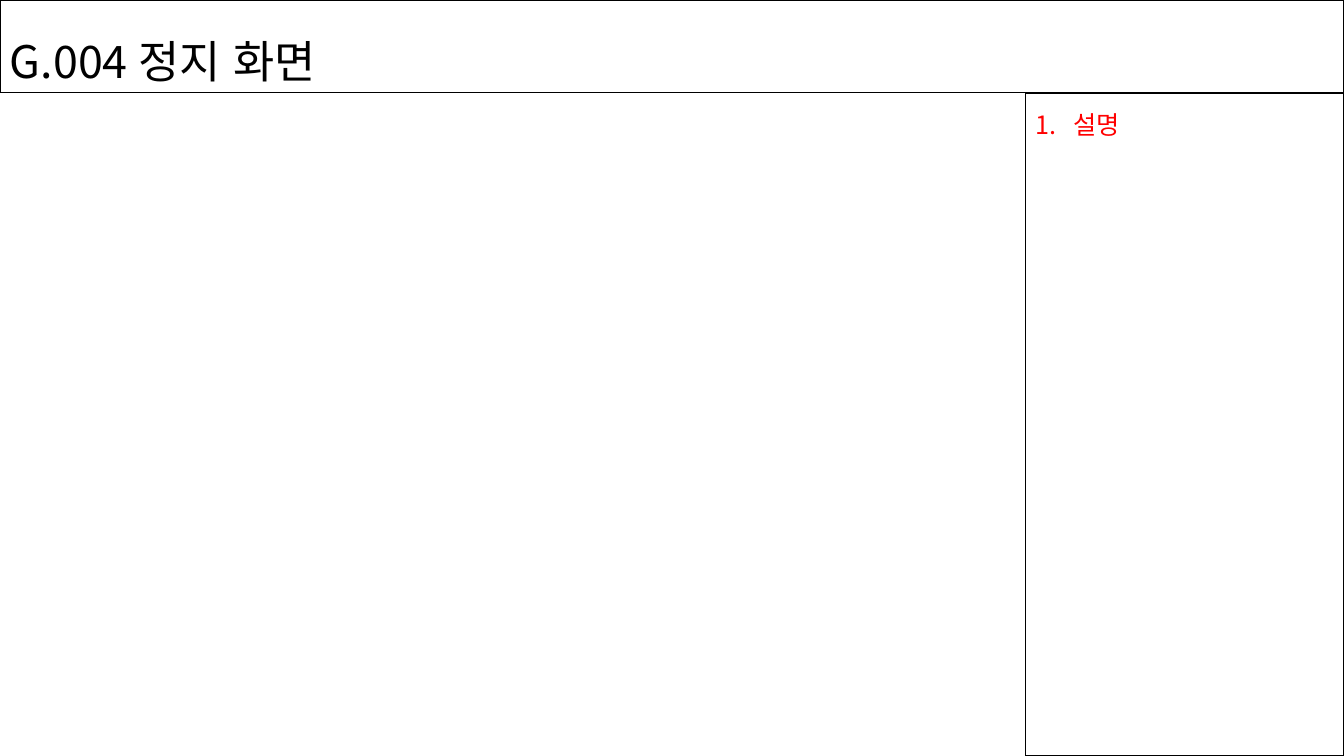
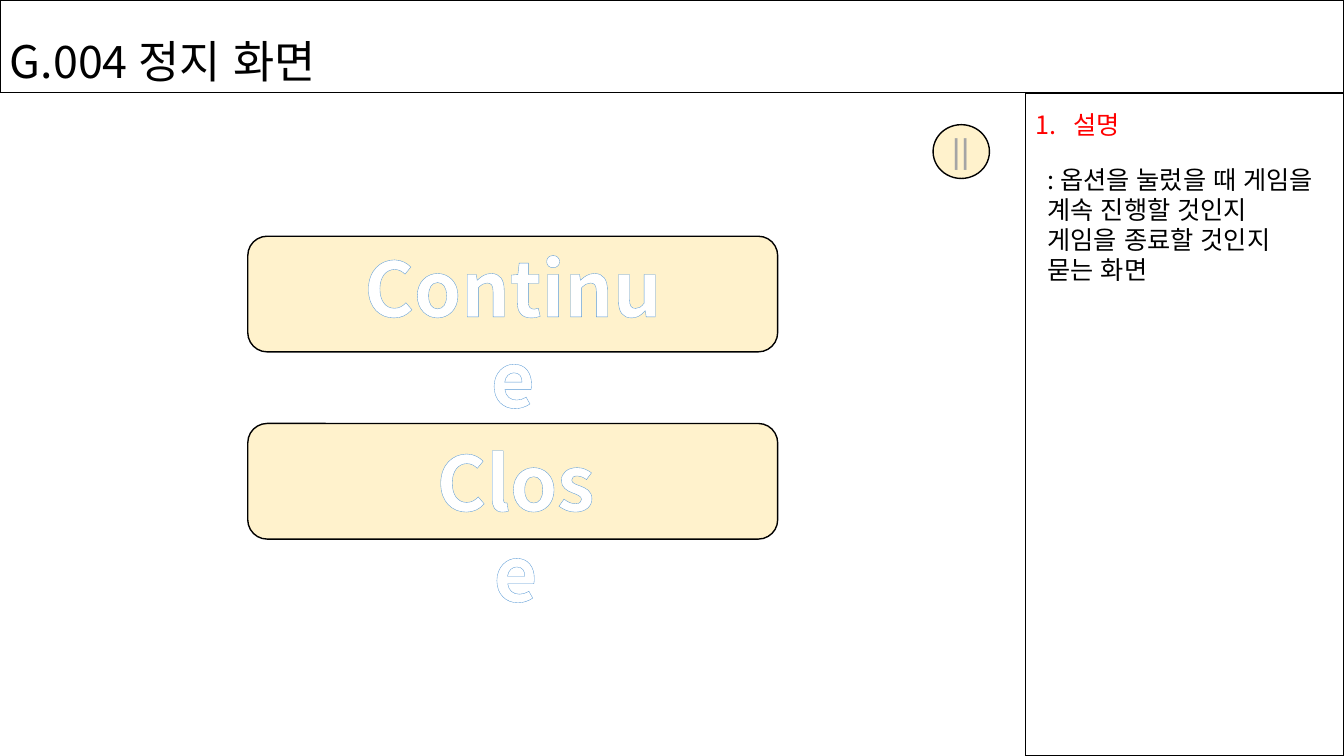
Before and after one commit to minwns11/WarDron, a slide deck: slide 6 of doc/게임화면(문혜원)/화면설계서_게임화면(문혜원).pptx (slide 5 before the commit). Drawn at 1344x756 pixels with LibreOffice and Linux fonts; fonts in the diff are those of the drawing. Boxes give left, top, right and bottom in pixels: in the first picture for what was removed or moved away, otherwise in the second. Text is boxed around its words. In the diff, an @@ line names an element or a change of style, - is before the commit and + after.

```diff
--- a/doc/게임화면(문혜원)/화면설계서_게임화면(문혜원).pptx
+++ b/doc/게임화면(문혜원)/화면설계서_게임화면(문혜원).pptx
@@ ellipse added at (934, 125, 990, 178), fill #FFF2CC, outline #000000 1 pt @@
@@ text added at (943, 129, 980, 173), 20 pt, text #A5A5A5, bold @@
+||
@@ text added at (1047, 168, 1314, 281), 18 pt, text #000000 @@
+: 옵션을 눌렀을 때 게임을 계속 진행할 것인지 게임을 종료할 것인지 묻는 화면
@@ rounded rectangle added at (248, 236, 778, 352), fill #FFF2CC, outline #000000 1 pt @@
@@ text added at (339, 236, 688, 338), 54 pt, text #FFFFFF, bold @@
+Continue
@@ rounded rectangle added at (248, 423, 778, 539), fill #FFF2CC, outline #000000 1 pt @@
@@ text added at (408, 431, 623, 532), 54 pt, text #FFFFFF, bold @@
+Close
```
Also in this commit, not shown: 3 other slides changed, 1 slide added.
